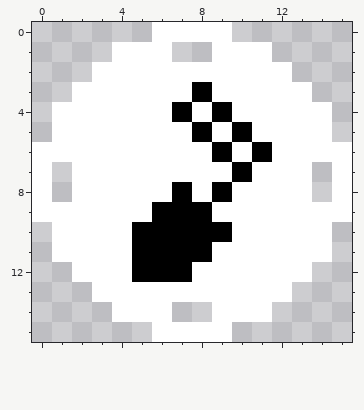
Pixel-art file, stored at Assets/Images/Sprites/LinkBulletBack.aseprite. That is the earlier state.
16x16 pixels, 1 frame.
New version:
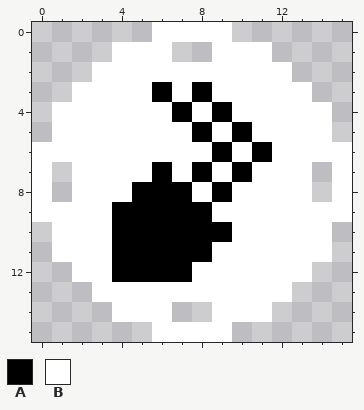
Palette (. is transparent): A #000000  B #ffffff
The exact change:
@@ x 4..8 @@
  2 BBBBB
- 3 BBBBA
+ 3 BBABA
  4 BBBAB
@@ x 2..10 @@
  6 BBBBBBBAB
- 7 BBBBBBBBA
- 8 BBBBBABAB
- 9 BBBBAAABB
-10 BBBAAAAAB
-11 BBBAAAABB
-12 BBBAAABBB
+ 7 BBBBABABA
+ 8 BBBAAABAB
+ 9 BBAAAAABB
+10 BBAAAAAAB
+11 BBAAAAABB
+12 BBAAAABBB
 13 .BBBBBBBB
Pixel boxes of the changes (left, top, right, bottom) in both pictures:
changed: (112, 82, 212, 282)
